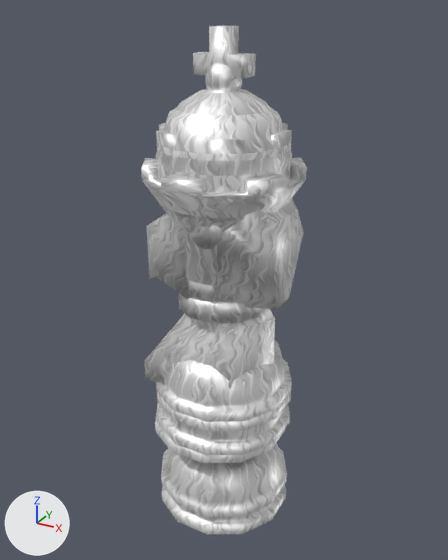
An edit to the glTF model models/White/Pawn.glb, drawn before and after from the same camera.
Both versions are drawn from a 50 mm camera at (0.245, -0.444, 0.242) aimed at (-0.003, 0.005, 0.017). Arrows for +X, +Y and +Z are at lower left; the lights stay in place.

The first picture shows 'Bishop', 'King', 'Knight', 'Pawn', 'Queen', 'Rook'.
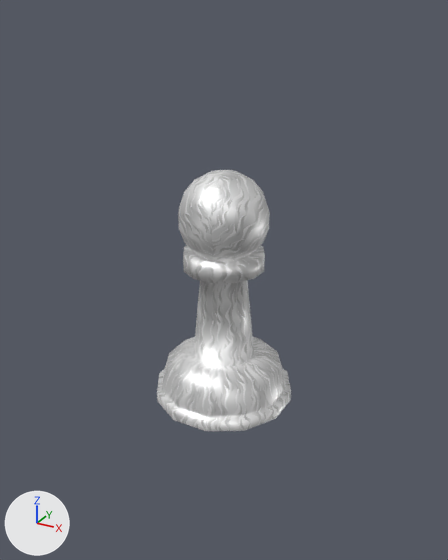
Pixel boxes [x1, y1, x2, y2] of what changed, in the pictures (448 x 560 px):
'Knight', deleted
    before: [144, 199, 304, 463]
'Queen', deleted
    before: [141, 63, 307, 517]
'King', deleted
    before: [155, 26, 292, 535]
'Rook', deleted
    before: [156, 123, 292, 421]
'Bishop', deleted
    before: [158, 404, 290, 455]
'Pawn', unchanged, uncovered by the edit
    before: [157, 391, 291, 431]
    after: [157, 170, 291, 431]

The change, as a diff of the scene's bpy script:
```diff
--- a/models/White/Pawn.glb.py
+++ b/models/White/Pawn.glb.py
@@ ob_bishop @@
-ob_bishop = bpy.data.objects.new('Bishop', me_node_mesh)
-ob_bishop.location = (0.0, 0.0, 0.0)
@@ ob_king @@
-ob_king = bpy.data.objects.new('King', me_node_mesh_001)
-ob_king.location = (0.0, 0.0, 0.0)
@@ ob_knight @@
-ob_knight = bpy.data.objects.new('Knight', me_node_mesh_003)
-ob_knight.location = (0.0, 0.0, 0.0)
@@ ob_queen @@
-ob_queen = bpy.data.objects.new('Queen', me_node_mesh_005)
-ob_queen.location = (0.0, 0.0, 0.0)
@@ ob_rook @@
-ob_rook = bpy.data.objects.new('Rook', me_node_mesh_006)
-ob_rook.location = (0.0, 0.0, 0.0)
```
